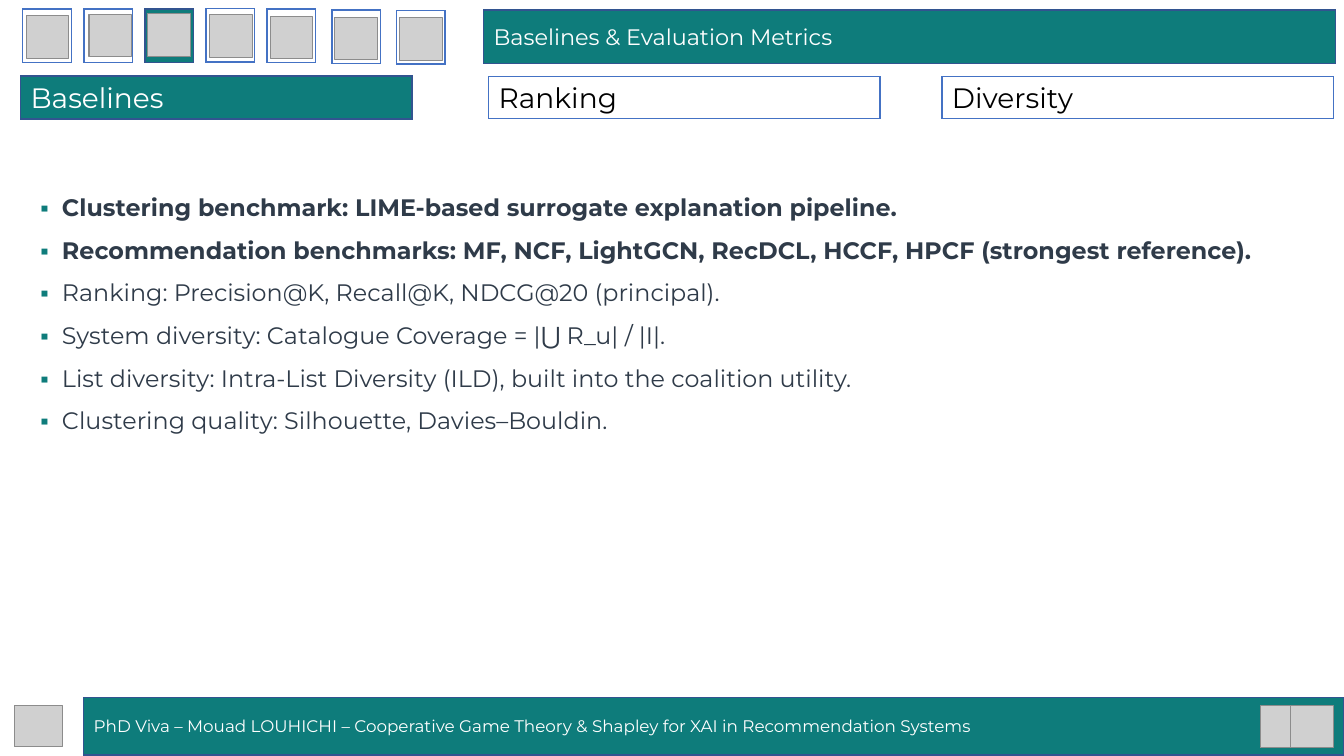
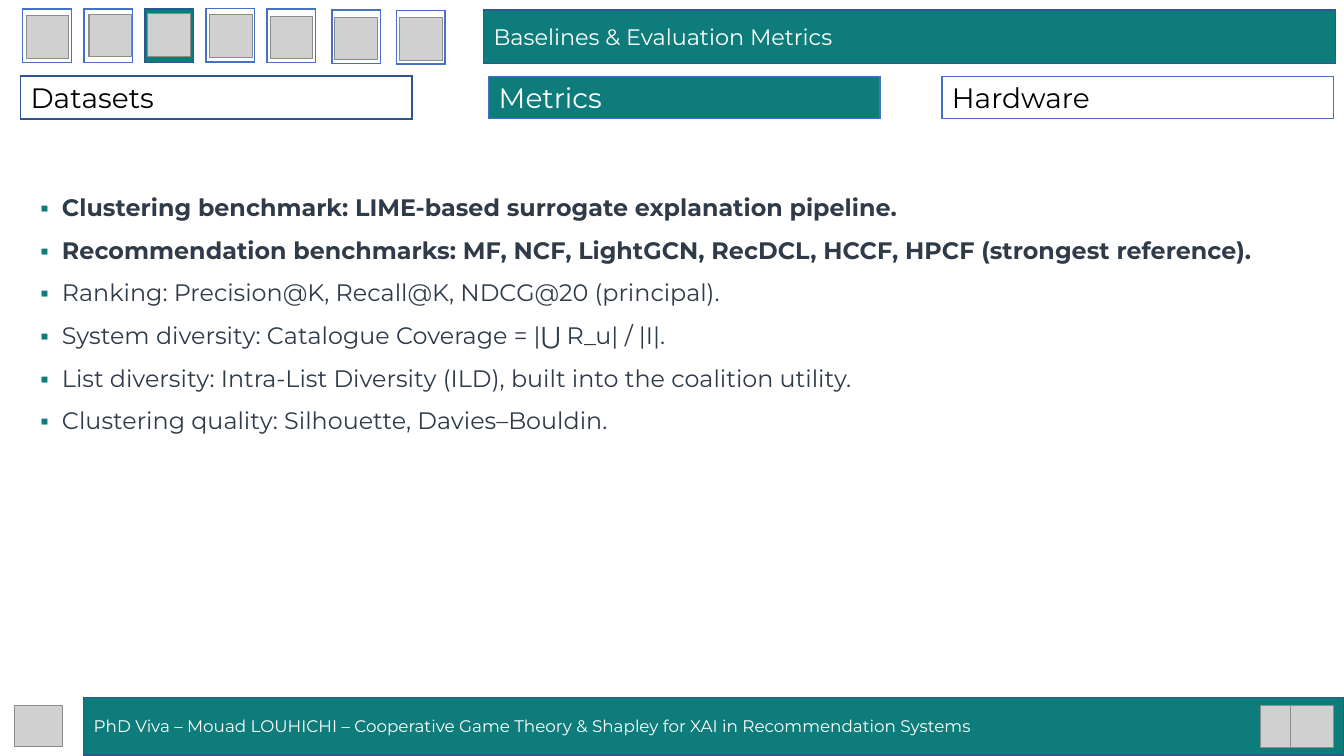
Before and after one commit to mouadlouhichi/phd-prep, a slide deck: slide 16 of viva/MOUAD_LOUHICHI_VIVA_40min.pptx. Drawn at 1344x756 pixels with LibreOffice and Linux fonts; fonts in the diff are those of the drawing; grey boxes stand for pictures. Boxes give left, top, right and bottom in pixels: in the first picture for what was removed or moved away, otherwise in the second. Text is boxed around its words. In the diff, an @@ line names an element or a change of style, - is before the commit and + after.

```diff
--- a/viva/MOUAD_LOUHICHI_VIVA_40min.pptx
+++ b/viva/MOUAD_LOUHICHI_VIVA_40min.pptx
@@ rectangle "Datasets" at box(21, 76, 412, 119): fill #0E7C7B to #FFFFFF @@
@@ text in rectangle at box(31, 88, 154, 108): text changed; text colour #FFFFFF to #000000 @@
-Baselines
+Datasets
@@ rectangle "Metrics" at box(489, 77, 880, 119): fill #FFFFFF to #0E7C7B @@
@@ text in rectangle at box(499, 87, 602, 108): text changed; text colour #000000 to #FFFFFF @@
-Ranking
+Metrics
@@ text in rectangle at box(952, 87, 1090, 108): text changed @@
-Diversity
+Hardware
```
Also in this commit, not shown: 43 other slides changed, 1 other file.
